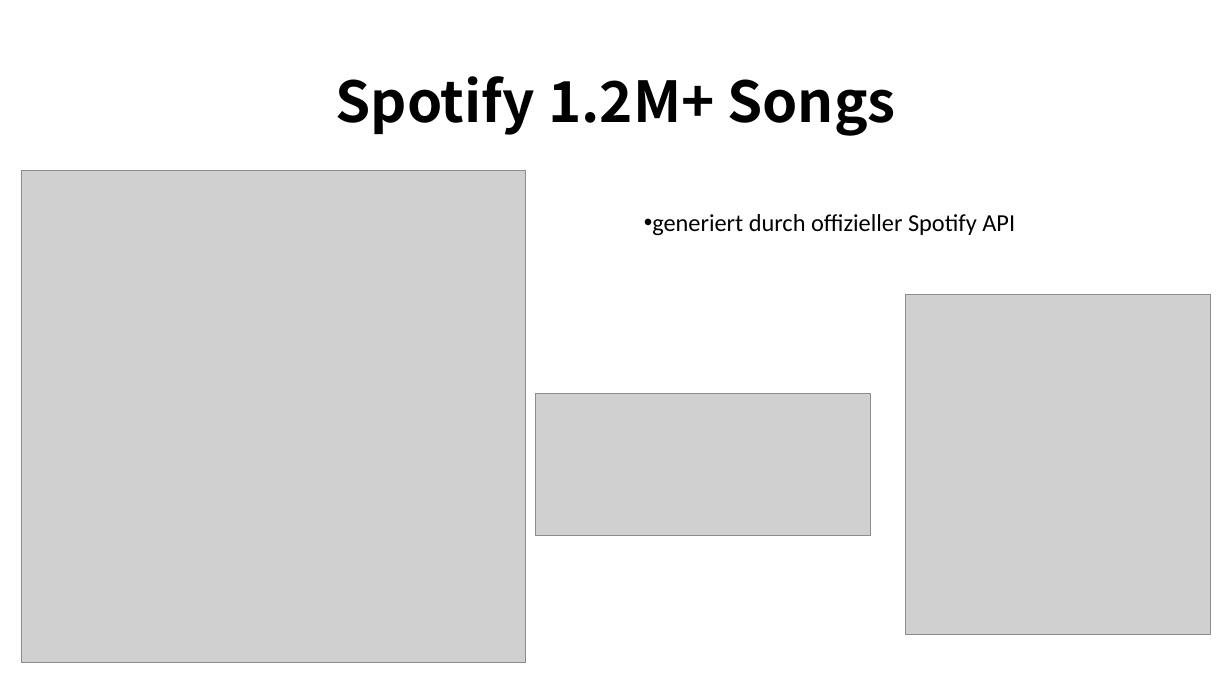
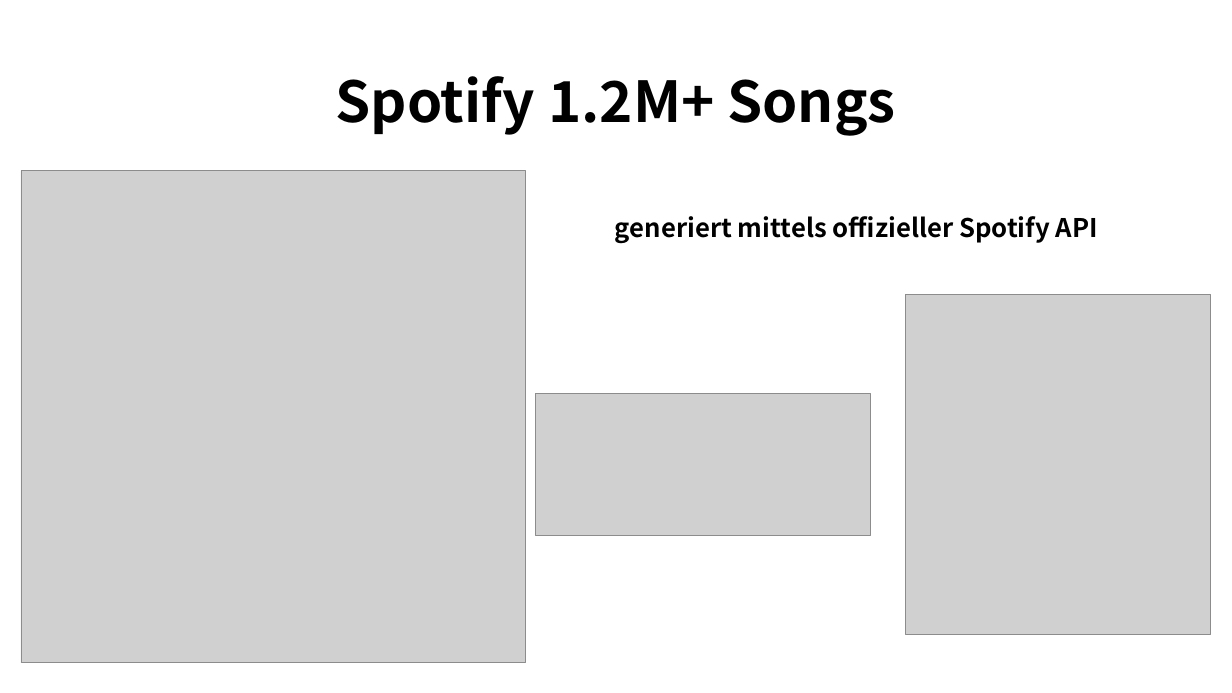
Before and after one commit to eric-kaufmann/spotify_analysis, a slide deck: slide 4 of spotify_analysis.pptx. Drawn at 1232x693 pixels with LibreOffice and Linux fonts; fonts in the diff are those of the drawing; grey boxes stand for pictures. Boxes give left, top, right and bottom in pixels: in the first picture for what was removed or moved away, otherwise in the second. Text is boxed around its words. In the diff, an @@ line names an element or a change of style, - is before the commit and + after.

```diff
--- a/spotify_analysis.pptx
+++ b/spotify_analysis.pptx
@@ text at <box>615,216,1098,243</box>: text changed; size 19 to 20 pt; font Calibri to Noto Sans CJK SC; bold on @@
-• generiert durch offizieller Spotify API
+generiert mittels offizieller Spotify API
```
Also in this commit, not shown: 3 other slides changed, 2 slides added, 2 slides removed, 1 other file.
